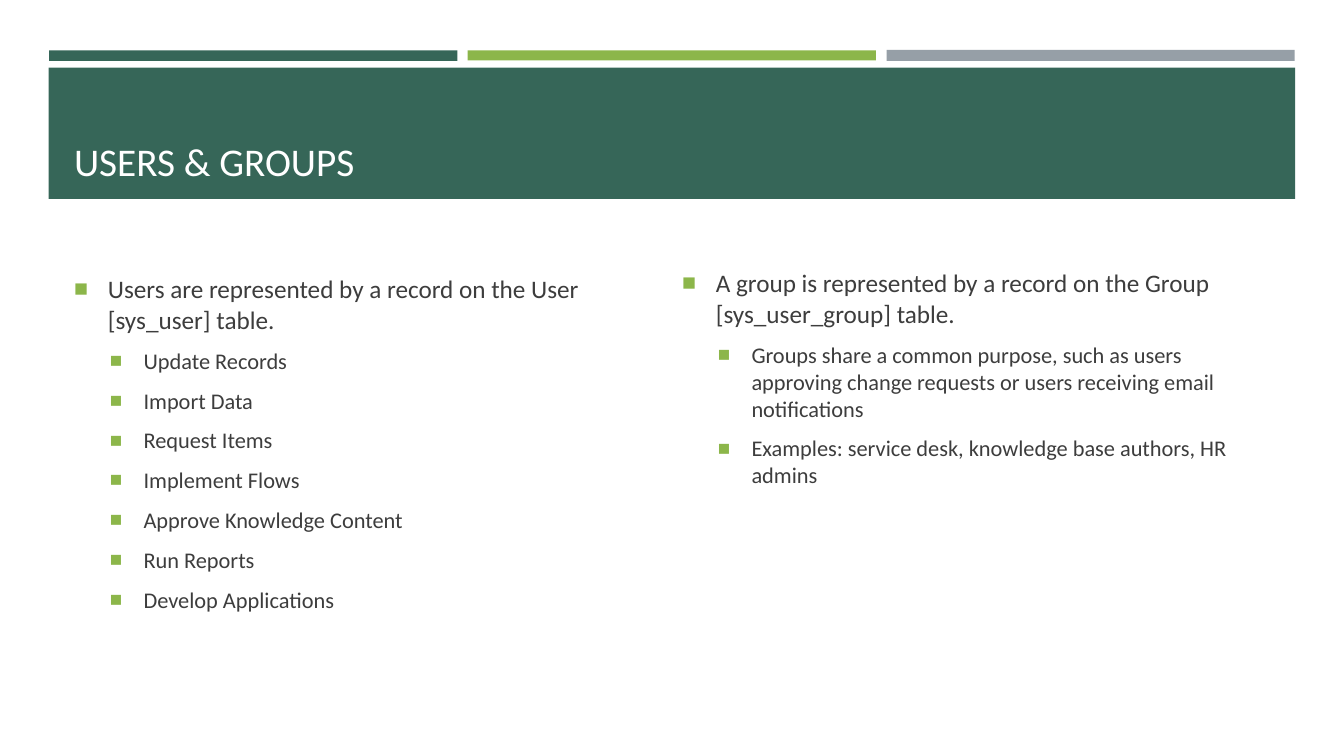
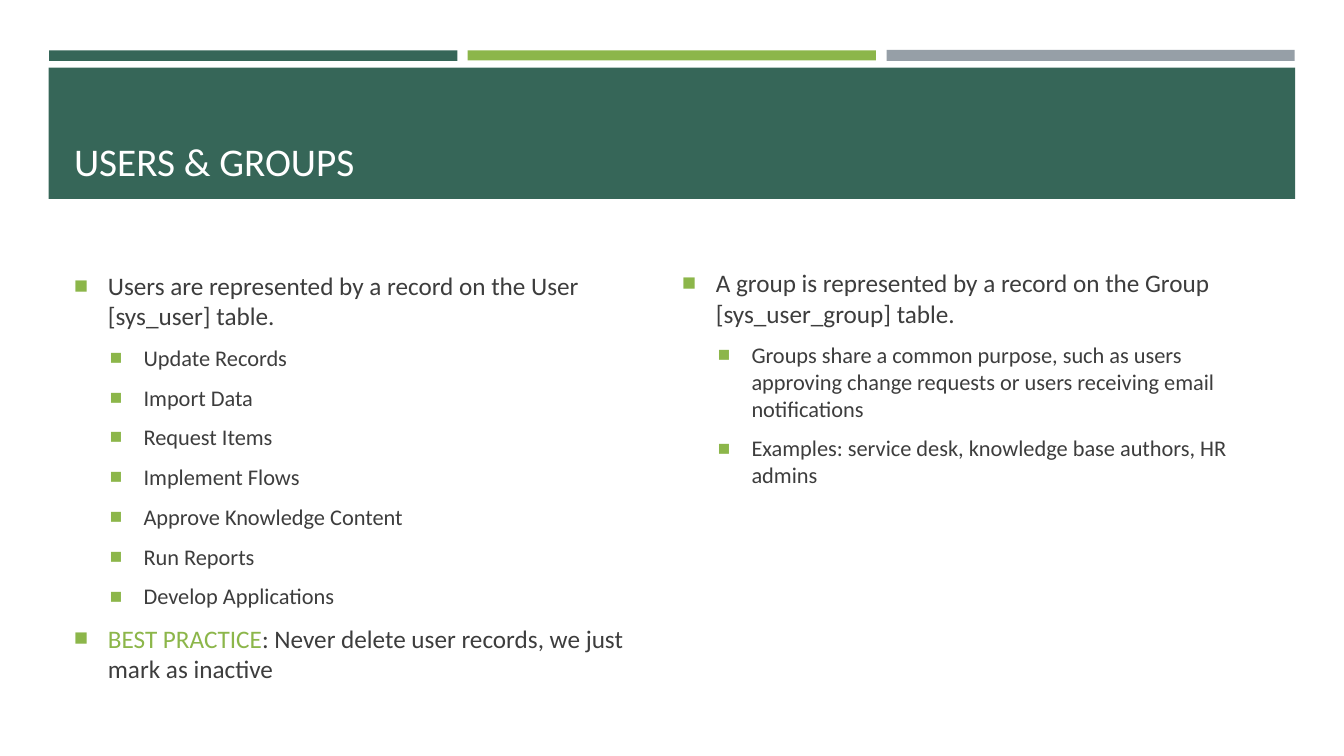
Before and after one commit to e-m-wilson/SNOW, a slide deck: slide 15 of Week_3/SNOW_Basics.pptx (slide 14 before the commit). Drawn at 1344x756 pixels with LibreOffice and Linux fonts; fonts in the diff are those of the drawing. Boxes give left, top, right and bottom in pixels: in the first picture for what was removed or moved away, otherwise in the second. Text is boxed around its words. In the diff, an @@ line names an element or a change of style, - is before the commit and + after.

```diff
--- a/Week_3/SNOW_Basics.pptx
+++ b/Week_3/SNOW_Basics.pptx
@@ text at (108,630,623,678): paragraph added @@
+■ BEST PRACTICE: Never delete user records, we just mark as inactive
```
Also in this commit, not shown: 1 other slide changed, 32 slides added, 1 other file.
